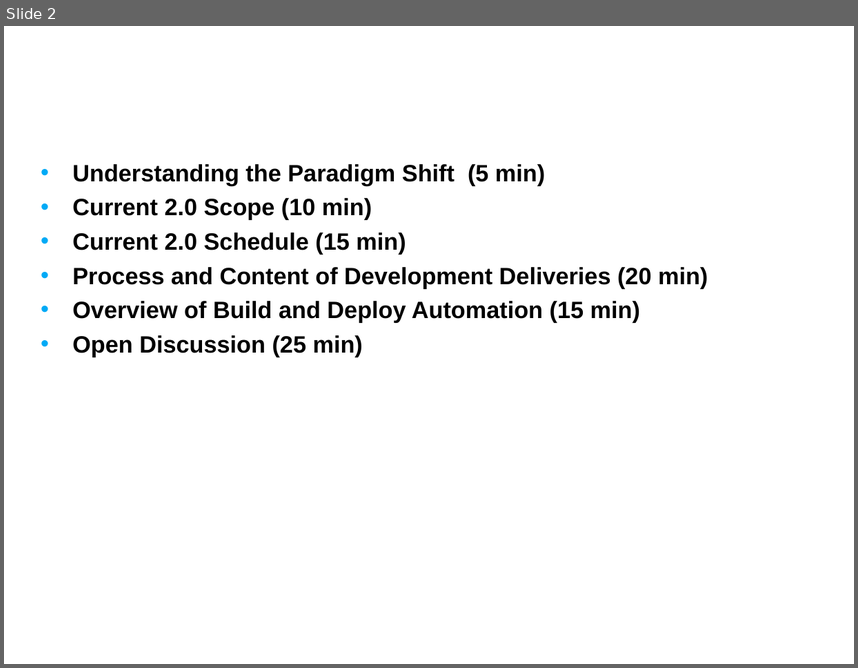
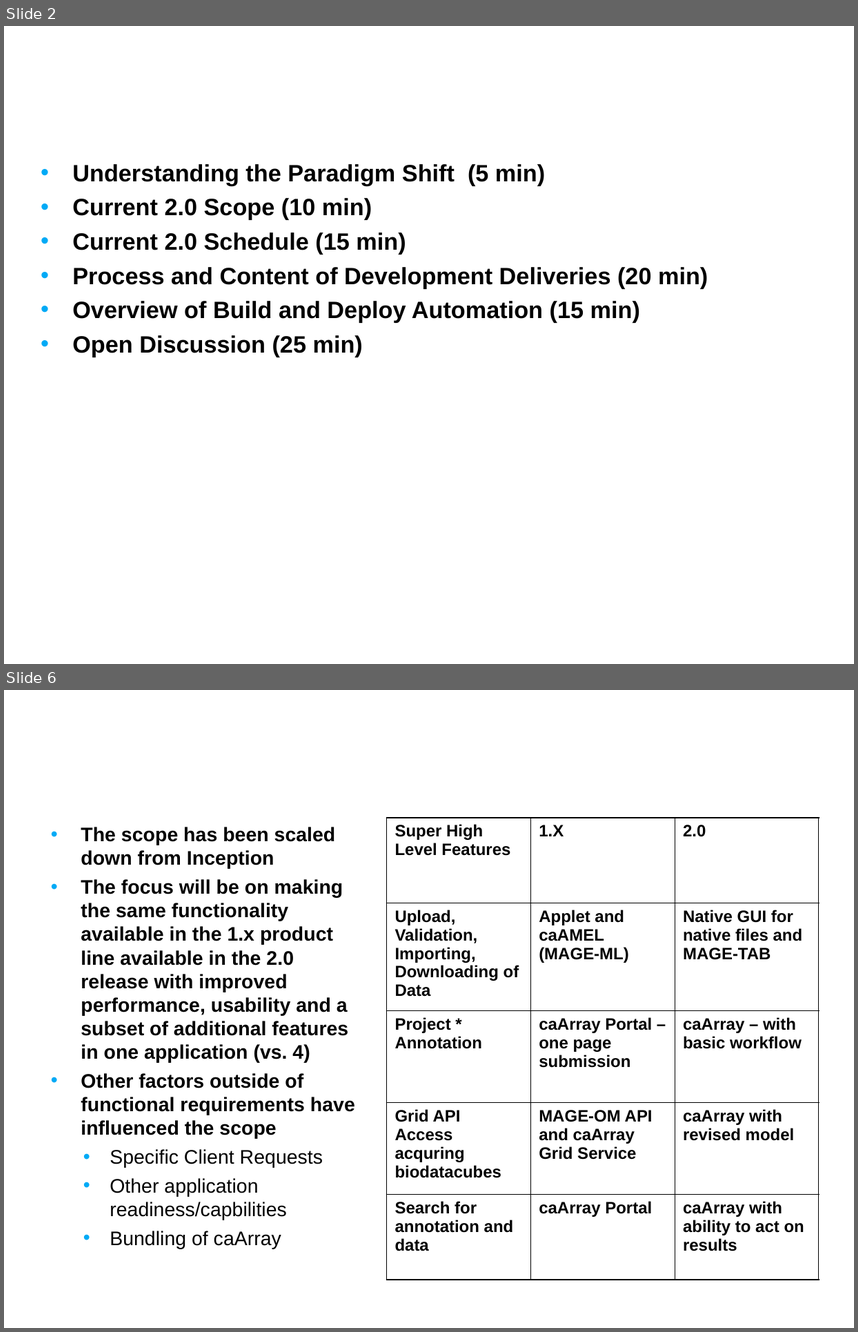
Before and after one commit to NCIP/caarray-docs, a slide deck: project_management/reports/development_to_qa_handoff.ppt. Shown one above the other, each under a label of ours: slide 2 before the commit, slides 2 and 6 after it; the slides between them are not shown. The pictures are 858x668 and 858x1332 pixels, drawn with LibreOffice and Linux fonts; fonts in the diff are those of the drawing; background and template pictures are left out. Boxes give left, top, right and bottom in pixels: in the first picture for what was removed or moved away, otherwise in the second. Text is boxed around its words. In the diff, an @@ line names an element or a change of style, - is before the commit and + after.

```diff
--- a/project_management/reports/development_to_qa_handoff.ppt
+++ b/project_management/reports/development_to_qa_handoff.ppt
@@ slide 6 added at [4,690,854,1328], background picture (left out) @@
@@ title added at [32,690,670,789], 24 pt, text #FFFFFF, bold @@
+Current 2.0 Scope
@@ text added at [81,827,355,1249], 16.6 pt, text #000000, bold @@
+• The scope has been scaled down from Inception
+• The focus will be on making the same functionality available in the 1.x product line available in the 2.0 release with improved performance, usability and a subset of additional features in one application (vs. 4)
+• Other factors outside of functional requirements have influenced the scope
+  • Specific Client Requests
+  • Other application readiness/capbilities
+  • Bundling of caArray
@@ table added at [386,818,818,1279], 5 rows, 3 columns @@
+Super High Level Features | 1.X | 2.0
+Upload, Validation, Importing, Downloading of Data | Applet and caAMEL (MAGE-ML) | Native GUI for native files and MAGE-TAB
+Project * Annotation | caArray Portal – one page submission | caArray – with basic workflow
+Grid API Access acquring biodatacubes | MAGE-OM API and caArray Grid Service | caArray with revised model
+Search for annotation and data | caArray Portal | caArray with ability to act on results
```
Also in this commit, not shown: 8 slides changed, 12 other slides added, 3 slides removed.
